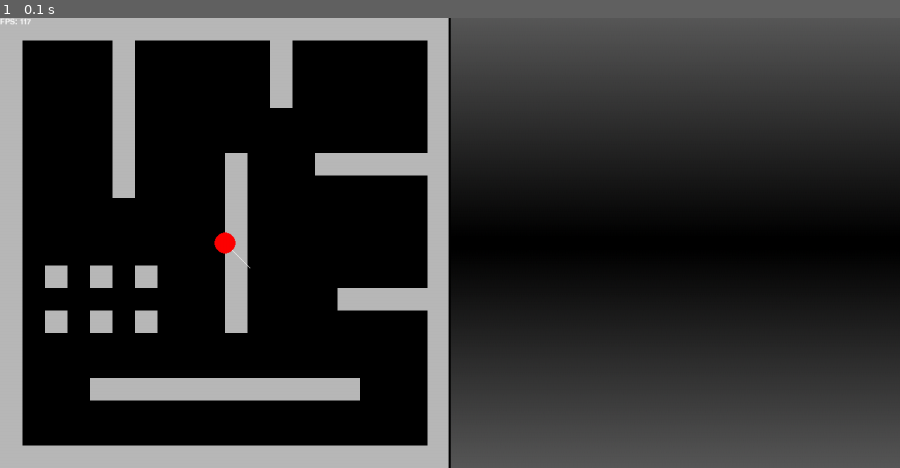
Above: before the commit, frame 1.
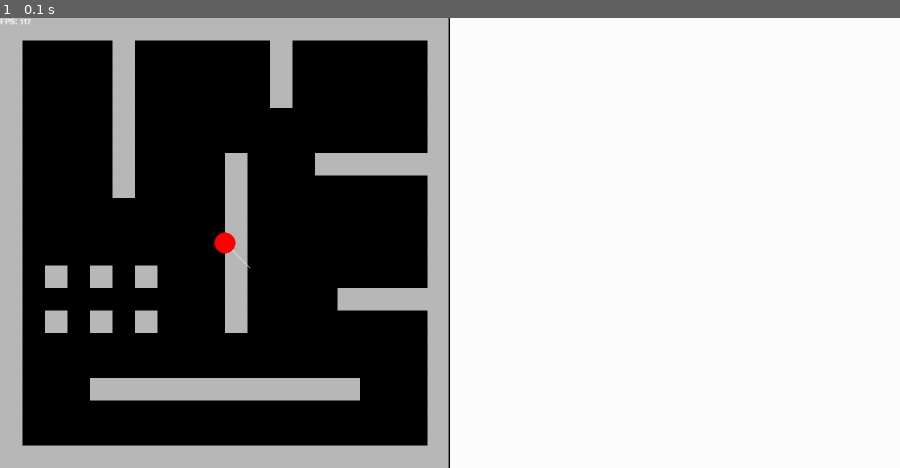
Above: after the commit, the same moment.

Repository: natyavidhan/pygame-raycaster-thingy
Game: pygame game, started from main.py
Two runs of this game, one before a commit and one after it. Both use one fixed random seed, a clock stepped at 60 frames per second and the inputs below.
Inputs:
- Up to frame 1 (0.1 s): no input

The runs differ from the first frame. In frame 1, 50% of the frame differs, in the area x 50-100%, y 0-100%.

Commit message:
added raycaster to the raycaster class

Diff:
--- a/raycaster.py
+++ b/raycaster.py
@@ -5,18 +5,13 @@
 pygame.init()
 pygame.font.init()
 
+
 class Player:
     def __init__(self, x, y):
         self.x = x
         self.y = y
         self.angle = 315 * math.pi / 180
         self.speed = 3
-        # self.fov = 90 * math.pi / 180
-        # self.max_depth = 640
-        # self.casted_rays = 120
-        # self.STEPS = 1
-        # self.raycaster = raycaster
-        # self.screen = raycaster.screen
 
     def draw(self, screen):
         pygame.draw.line(
@@ -28,30 +23,9 @@
         )
         pygame.draw.circle(screen, (255, 0, 0), (int(self.x), int(self.y)), 15)
 
-    # def cast_rays(self):
-    #     start_angle = self.angle - self.fov / 2
-    #     rays = []
-    #     SCALE = (640) / self.casted_rays
-    #     for ray in range(self.casted_rays):
-    #         for depth in range(int(self.max_depth/self.STEPS)):
-    #             x = self.x - math.sin(start_angle) * (depth * self.STEPS)
-    #             y = self.y + math.cos(start_angle) * (depth * self.STEPS)
-    #             if self.raycaster.pxData[int(x)][int(y)] == 1:
-    #                 break
-    #         depth+= 0.0001 # to prevent division by zero
-    #         pygame.draw.line(self.screen, (255, 0, 0), (self.x, self.y), (x, y), 1)
-    #         start_angle += self.fov / self.casted_rays
-    #         cdep = depth * self.STEPS
-    #         color = 255 / ((1 + cdep * cdep * 0.0001))
-
-    #         depth *= math.cos(self.angle - start_angle)
-    #         wall_height = 21000 / (depth)# * self.STEPS)
-
-    #         pygame.draw.rect(self.screen, (color, color, color), (640 + ray * SCALE, (640 / 2) - wall_height / 2,
-    #             SCALE+1, wall_height))
 
 class Raycaster:
-    def __init__(self, mapFile, player):
+    def __init__(self, mapFile, player, fov=90):
         self.screen = pygame.display.set_mode((1280, 640))
         pygame.display.set_caption("Pygame Raycaster")
         self.clock = pygame.time.Clock()
@@ -61,6 +35,11 @@
         self.gameMap = []
         self.player = player
 
+        self.fov = fov * math.pi / 180
+        self.max_depth = 640
+        self.casted_rays = 120
+        self.STEPS = 1
+
         self.img = Image.open(mapFile)
         self.large_img = Image.new("RGBA", (640, 640), (0, 0, 0, 255))
         self.background = pygame.image.load("background.png")
@@ -69,19 +48,54 @@
         for i in range(20):
             self.gameMap.append([])
             for j in range(20):
-                self.gameMap[i].append(0 if self.img.getpixel((i, j)) == (0, 0, 0, 255) else 1)
+                self.gameMap[i].append(
+                    0 if self.img.getpixel((i, j)) == (0, 0, 0, 255) else 1
+                )
                 for k in range(self.TILESIZE):
                     for l in range(self.TILESIZE):
-                        self.large_img.putpixel((i * self.TILESIZE + k, j * self.TILESIZE + l), self.img.getpixel((i, j)))
+                        self.large_img.putpixel(
+                            (i * self.TILESIZE + k, j * self.TILESIZE + l),
+                            self.img.getpixel((i, j)),
+                        )
 
         for i in range(640):
             self.pxData.append([])
             for j in range(640):
-                self.pxData[i].append(1 if self.large_img.getpixel((i, j)) == (255, 255, 255, 255) else 0)
+                self.pxData[i].append(
+                    1 if self.large_img.getpixel((i, j)) == (255, 255, 255, 255) else 0
+                )
 
-    # def cast_rays(self):
+    def cast_rays(self):
+        start_angle = self.player.angle - self.fov / 2
+        rays = []
+        SCALE = (640) / self.casted_rays
+        for ray in range(self.casted_rays):
+            for depth in range(int(self.max_depth / self.STEPS)):
+                x = self.player.x - math.sin(start_angle) * (depth * self.STEPS)
+                y = self.player.y + math.cos(start_angle) * (depth * self.STEPS)
+                if self.pxData[int(x)][int(y)] == 1:
+                    break
+            depth += 0.0001  # to prevent division by zero
+            pygame.draw.line(
+                self.screen, (255, 0, 0), (self.player.x, self.player.y), (x, y), 1
+            )
+            start_angle += self.fov / self.casted_rays
+            cdep = depth * self.STEPS
+            color = 255 / ((1 + cdep * cdep * 0.0001))
 
+            depth *= math.cos(self.player.angle - start_angle)
+            wall_height = 21000 / (depth)  # * self.STEPS)
 
+            pygame.draw.rect(
+                self.screen,
+                (color, color, color),
+                (
+                    640 + ray * SCALE,
+                    (640 / 2) - wall_height / 2,
+                    SCALE + 1,
+                    wall_height,
+                ),
+            )
 
     def run(self):
         while self.running:
@@ -101,7 +115,12 @@
                         pygame.draw.rect(
                             self.screen,
                             (185, 185, 185),
-                            (y * self.TILESIZE, x * self.TILESIZE, self.TILESIZE, self.TILESIZE),
+                            (
+                                y * self.TILESIZE,
+                                x * self.TILESIZE,
+                                self.TILESIZE,
+                                self.TILESIZE,
+                            ),
                         )
                     x += 1
                 x = 0
@@ -111,31 +130,45 @@
 
             keys = pygame.key.get_pressed()
             if keys[pygame.K_a]:
-                self.player.angle -= (0.05*delta_time)
+                self.player.angle -= 0.05 * delta_time
             if keys[pygame.K_d]:
-                self.player.angle += (0.05*delta_time)
+                self.player.angle += 0.05 * delta_time
             if keys[pygame.K_w]:
-                nextX = self.player.x + -math.sin(self.player.angle) * self.player.speed * delta_time
-                nextY = self.player.y + math.cos(self.player.angle) * self.player.speed * delta_time
+                nextX = (
+                    self.player.x
+                    + -math.sin(self.player.angle) * self.player.speed * delta_time
+                )
+                nextY = (
+                    self.player.y
+                    + math.cos(self.player.angle) * self.player.speed * delta_time
+                )
                 if pxData[int(nextX)][int(nextY)] == 0:
                     self.player.x = nextX
                     self.player.y = nextY
             if keys[pygame.K_s]:
-                nextX = self.player.x + math.sin(self.player.angle) * self.player.speed * delta_time
-                nextY = self.player.y + -math.cos(self.player.angle) * self.player.speed * delta_time
+                nextX = (
+                    self.player.x
+                    + math.sin(self.player.angle) * self.player.speed * delta_time
+                )
+                nextY = (
+                    self.player.y
+                    + -math.cos(self.player.angle) * self.player.speed * delta_time
+                )
                 if pxData[int(nextX)][int(nextY)] == 0:
                     self.player.x = nextX
                     self.player.y = nextY
 
             fps = f"FPS: {round(self.clock.get_fps())}"
             self.screen.blit(
-                pygame.font.SysFont("comicsans", 16).render(str(fps), True, (255, 255, 255)),
+                pygame.font.SysFont("comicsans", 16).render(
+                    str(fps), True, (255, 255, 255)
+                ),
                 (0, 0),
             )
 
             self.player.draw(self.screen)
             pygame.draw.line(self.screen, (0, 0, 0), (639, 0), (639, 640), 3)
-            # player.cast_rays()
+            self.cast_rays()
 
             pygame.display.flip()
             self.clock.tick(120)
